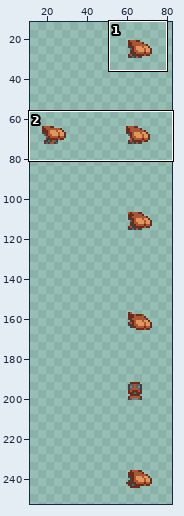
Two states of a sprite sheet, items/armors/other/explorer/chestf.png. Above: a wide view before the commit, with the close-up outlined.
Close-up. First the earlier version:
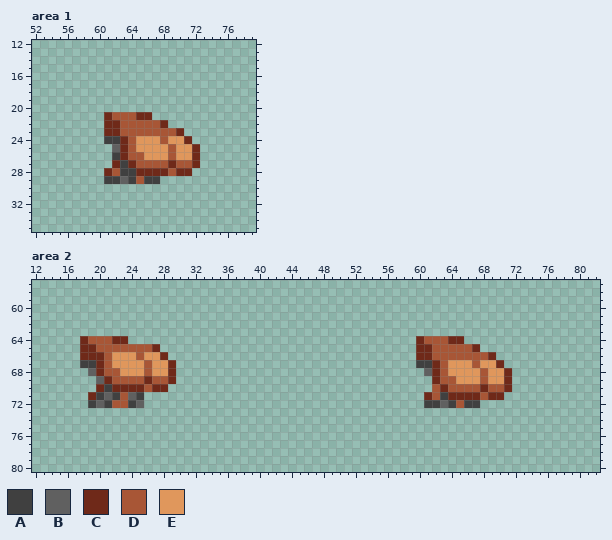
The file is 387x301 pixels. Shown: area 1: x 52..79, y 12..35; area 2: x 12..82, y 57..80. The wide view leaves out empty margins. The commit also changed other parts of the picture, which this record leaves out.
Palette (. is transparent): A #404040  B #606060  C #6f2919  D #a85636  E #e0975c
Pixels before, area 1, first column x 61:
21 CDDDCC......
22 CCDDDDDC....
23 CCDDDDDDDC..
24 AACDEEEDEEC.
25 .BCDEEEEDEEC
26 .ACDDEEEDEEC
27 .CACDDDDCDDC
28 CDAACCCCDCC.
29 AABADAA.....
Pixels before, area 2, first column x 18:
64 CDDDCC....................................CDDDCC......
65 CCDDDDDDDC................................CCDDDDDC....
66 CCCDEEEDEEC...............................CCDDDDDDDC..
67 AACDEEEEDEEC..............................AACDEEEDEEC.
68 .BCDDEEEDEEC...............................BCDEEEEDEEC
69 ..BCDDDDCDDC................................CDDEEEDEEC
70 ..CACCCCDCC.................................DCDDDDCDDC
71 .CABADBA...................................CDACCCCDCC.
72 .ABADDAB...................................AABADAA....
After the commit:
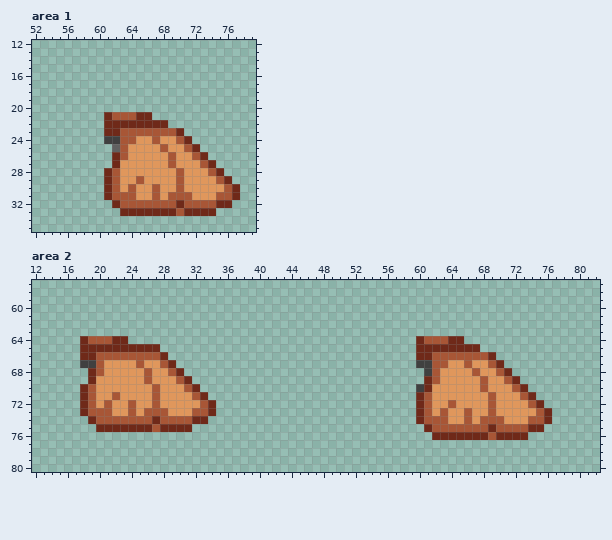
Diff:
Changed rows in their new state; - is an unchanged pixel.
Area 1:
first column x 61:
22 --CCCCC----------
24 --D---DE-D-------
25 --DE---DE-D------
26 -CDEE------DC----
27 --EEEEEEDEEEDC---
28 --EEEEEEEDEEEDC--
29 CDEE-EEEEDEEEEDC-
30 CDEDEEDEEDEEEEEDC
31 CDDDEEDEDDDEEEDDC
32 -CDDDDDDDCDDDDCC-
33 --CCCCCCCDCCCC---
Area 2:
first column x 18:
65 --CCCCCCC-----------------------------------CCCCC----------
66 --D-DDD-DD-------------------------------------------------
67 --DE---DE-D---------------------------------D---DE-D-------
68 -CDEE------DC------------------------------ADE---DE-D------
69 -CEEEEEEDEEEDC-----------------------------CDEE------DC----
70 CDEEEEEEEDEEEDC---------------------------ACEEEEEEDEEEDC---
71 CDEEDEEEEDEEEEDC--------------------------CDEEEEEEEDEEEDC--
72 CDEDEEDEEDEEEEEDC-------------------------CDEEDEEEEDEEEEDC-
73 CDDDEEDEDDDEEEDDC-------------------------CDEDEEDEEDEEEEEDC
74 -CDDDDDDDCDDDDCC--------------------------CDDDEEDEDDDEEEDDC
75 --CCCCCCCDCCCC-----------------------------CDDDDDDDCDDDDCC-
76 --------------------------------------------CCCCCCCDCCCC---
